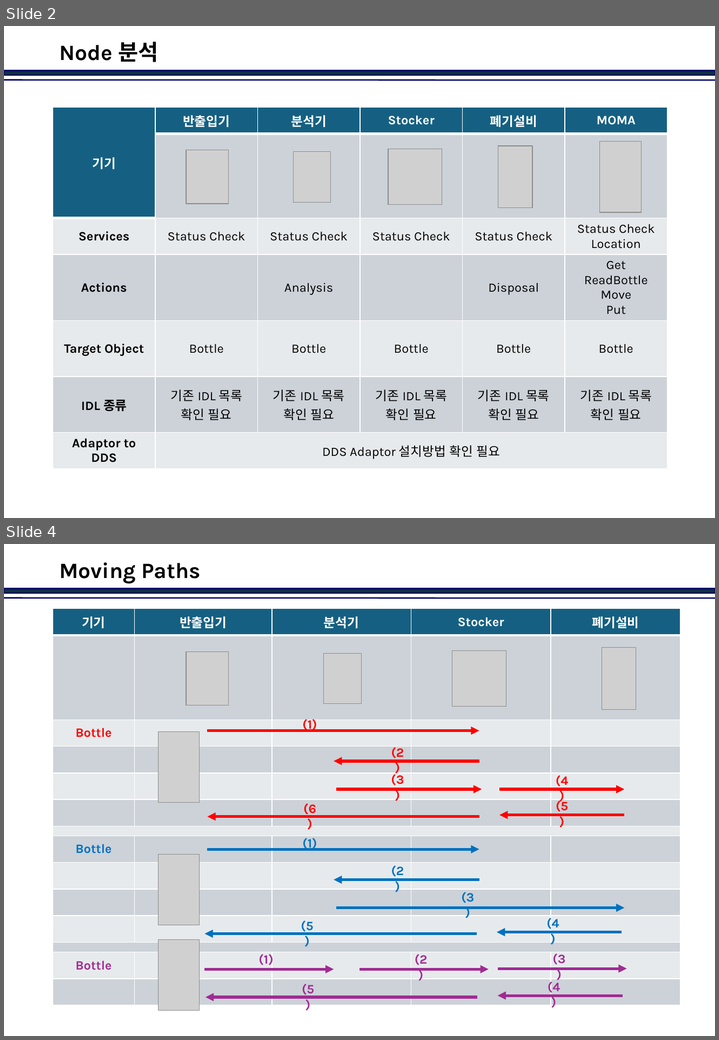
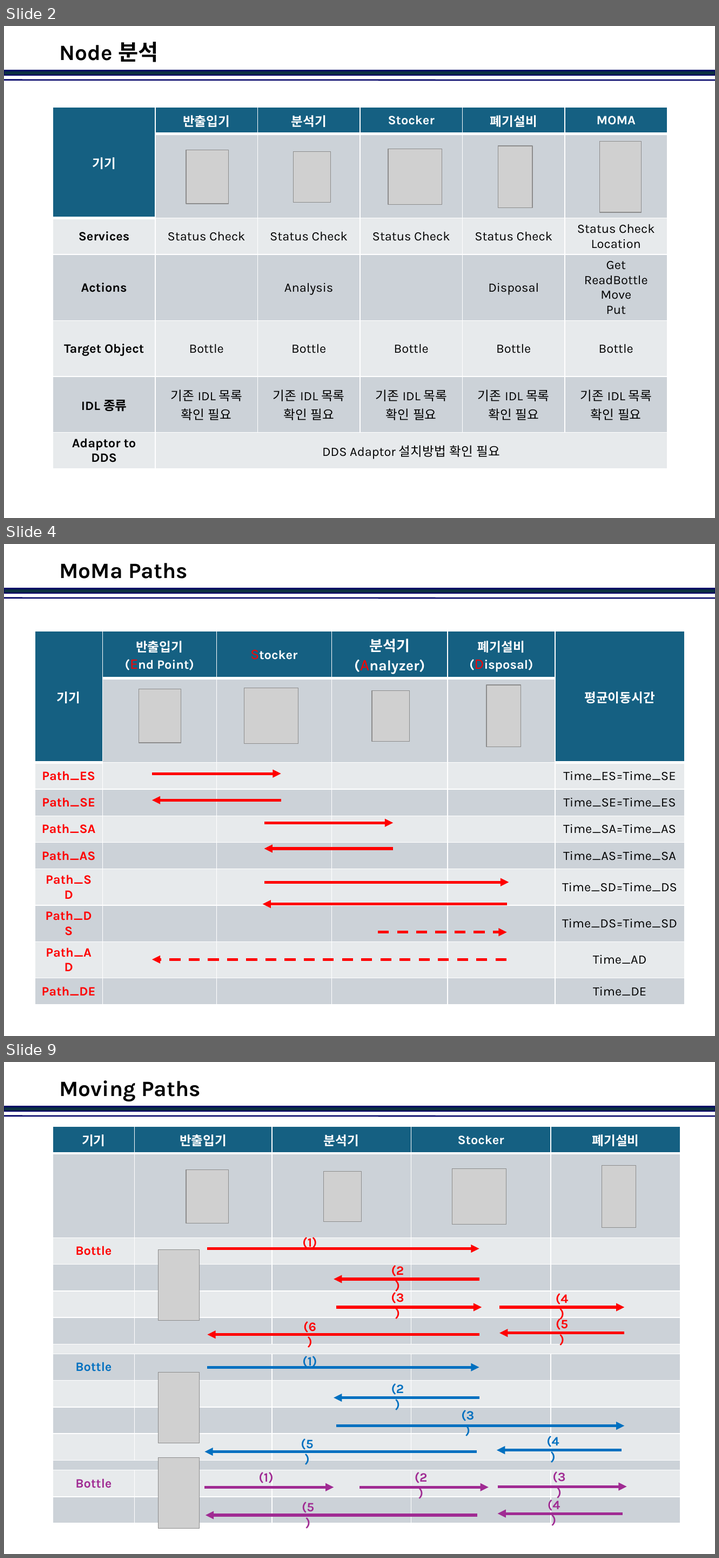
Before and after one commit to jinkabpark/SamickThk_Analysis, a slide deck: 허종원/DDS&Nodes.pptx. Shown one above the other, each under a label of ours: slides 2 and 4 before the commit, slides 2, 4 and 9 after it; the slides between them are not shown. The pictures are 719x1040 and 719x1558 pixels, drawn with LibreOffice and Linux fonts; fonts in the diff are those of the drawing; grey boxes stand for pictures; background and template pictures are left out. Boxes give left, top, right and bottom in pixels: in the first picture for what was removed or moved away, otherwise in the second. Text is boxed around its words. In the diff, an @@ line names an element or a change of style, - is before the commit and + after.

```diff
--- a/허종원/DDS&Nodes.pptx
+++ b/허종원/DDS&Nodes.pptx
@@ slide 4 added at (4,544,715,1036), background #FFFFFF; not listed: 2 template elements that a slide beside it also shows @@
@@ title added at (60,563,188,579), 24 pt, text #000000, bold @@
+MoMa Paths
@@ table added at (35,631,685,998), 10 rows, 6 columns @@
+기기 | 반출입기 / (End Point) | Stocker | 분석기 (Analyzer) | 폐기설비 (Disposal) | 평균이동시간
+ |  |  |  |  | 
+Path_ES |  |  |  |  | Time_ES=Time_SE
+Path_SE |  |  |  |  | Time_SE=Time_ES
+Path_SA |  |  |  |  | Time_SA=Time_AS
+Path_AS |  |  |  |  | Time_AS=Time_SA
+Path_SD |  |  |  |  | Time_SD=Time_DS
+Path_DS |  |  |  |  | Time_DS=Time_SD
+Path_AD |  |  |  |  | Time_AD
+Path_DE |  |  |  |  | Time_DE
@@ picture added at (138,689,181,743) @@
@@ picture added at (244,688,298,744) @@
@@ picture added at (486,685,520,746) @@
@@ picture added at (372,691,410,742) @@
@@ arrow added from (152, 774) to (281, 774), #FF0000 3 pt @@
@@ arrow added from (281, 800) to (152, 800), #FF0000 3 pt @@
@@ arrow added from (264, 823) to (393, 823), #FF0000 3 pt @@
@@ arrow added from (393, 849) to (264, 849), #FF0000 3 pt @@
@@ arrow added from (264, 883) to (508, 883), #FF0000 3 pt @@
@@ arrow added from (507, 904) to (263, 904), #FF0000 3 pt @@
@@ arrow added from (378, 932) to (507, 932), #FF0000 3 pt dashed @@
@@ arrow added from (506, 959) to (152, 959), #FF0000 3 pt dashed @@
@@ what was slide 4 is now slide 9 @@
```
Also in this commit, not shown: 1 slide changed, 6 other slides added.
